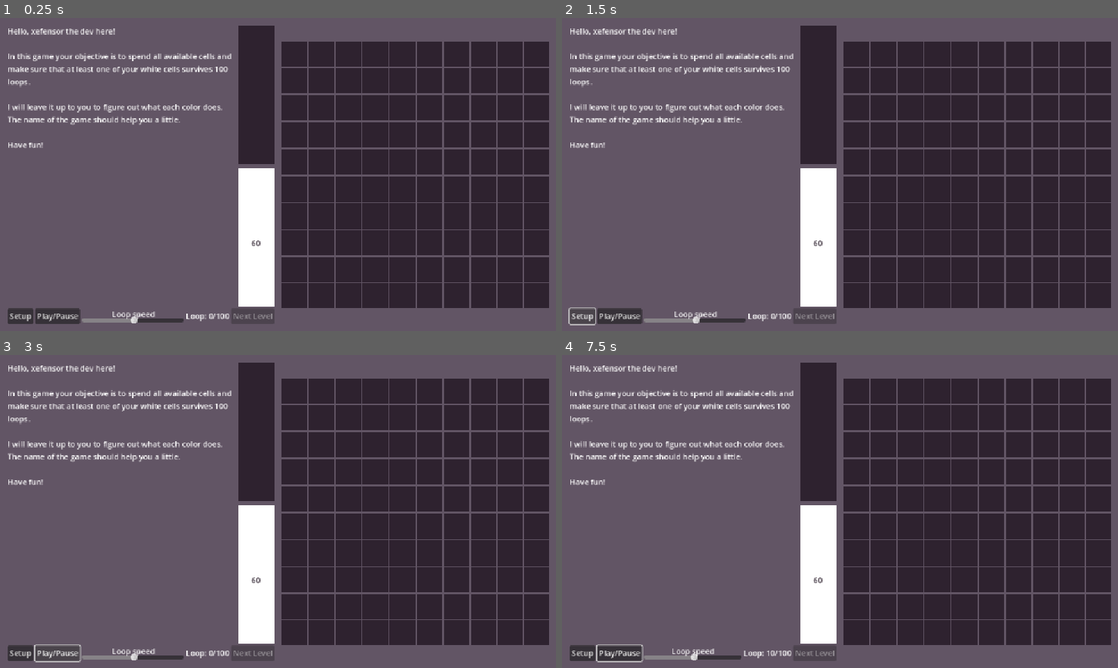
Above: before the commit, frames 1-4 (two rows, left to right).
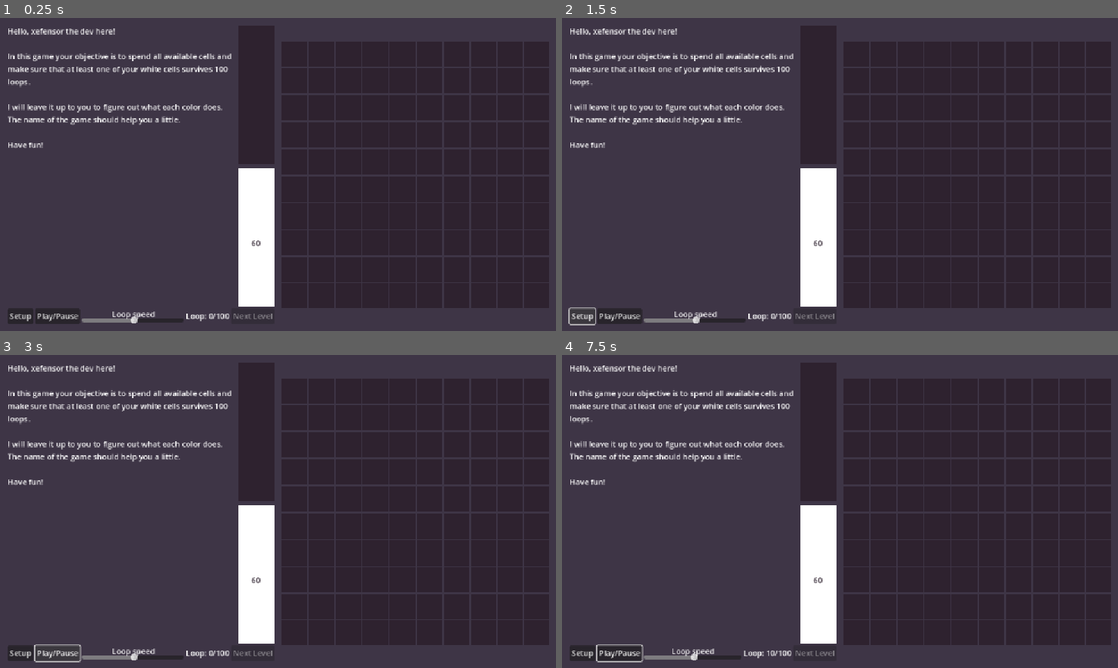
Above: after the commit, the same moments.

Repository: xefensor/game-of-loop-gamejam
Game: Godot game, scene res://main.tscn
Same seed, same stepped clock (60 frames per second), same inputs: the game is played once before the commit and once after it.
Inputs (mouse positions are in pixels of both pictures, inside the frame that each line leads up to):
- Up to frame 1 (0.25 s): no input
- Up to frame 2 (1.5 s): click "Setup" at 0.5 s; click "Setup" at 1.25 s
- Up to frame 3 (3 s): click "Setup" at 2 s; click "Play/Pause" at 2.75 s
- Up to frame 4 (7.5 s): move the mouse to (817, 430) at 3.52 s; press the mouse at (817, 430) at 3.53 s; move the mouse to (817, 574) at 4.27 s; release the mouse at (817, 574) at 4.28 s; right-click (817, 574) at 4.35 s; click (817, 574) at 4.42 s; move the mouse to (895, 442) at 5.02 s; press the mouse at (895, 442) at 5.03 s; move the mouse to (812, 574) at 5.77 s; release the mouse at (812, 574) at 5.78 s; right-click (812, 574) at 5.85 s; click (812, 574) at 5.92 s; move the mouse to (1006, 558) at 6.52 s; press the mouse at (1006, 558) at 6.53 s; move the mouse to (673, 464) at 7.27 s; release the mouse at (673, 464) at 7.28 s; right-click (673, 464) at 7.35 s; click (673, 464) at 7.42 s

The runs differ from the first frame. In frame 1, 55% of the frame differs, in the area x 0-100%, y 0-100%; in frame 2, 55%; in frame 3, 55%; in frame 4, 55%.

Commit message:
Update main.tscn

Diff:
--- a/main.tscn
+++ b/main.tscn
@@ -10,7 +10,7 @@
 [ext_resource type="Resource" uid="uid://4pirjujfklfu" path="res://levels/2.tres" id="4_lquwl"]
 
 [sub_resource type="StyleBoxFlat" id="StyleBoxFlat_5vw27"]
-bg_color = Color(0.384314, 0.333333, 0.396078, 1)
+bg_color = Color(0.243137, 0.207843, 0.27451, 1)
 
 [node name="Control" type="Control"]
 layout_mode = 3
